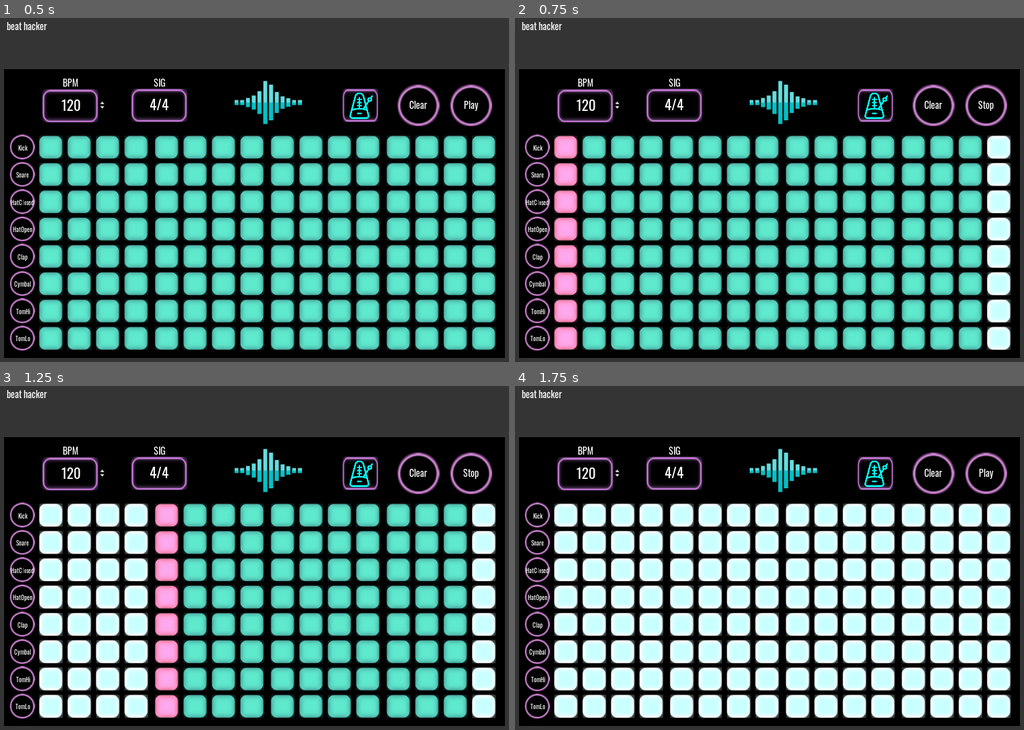
Above: before the commit, frames 1-4 (two rows, left to right).
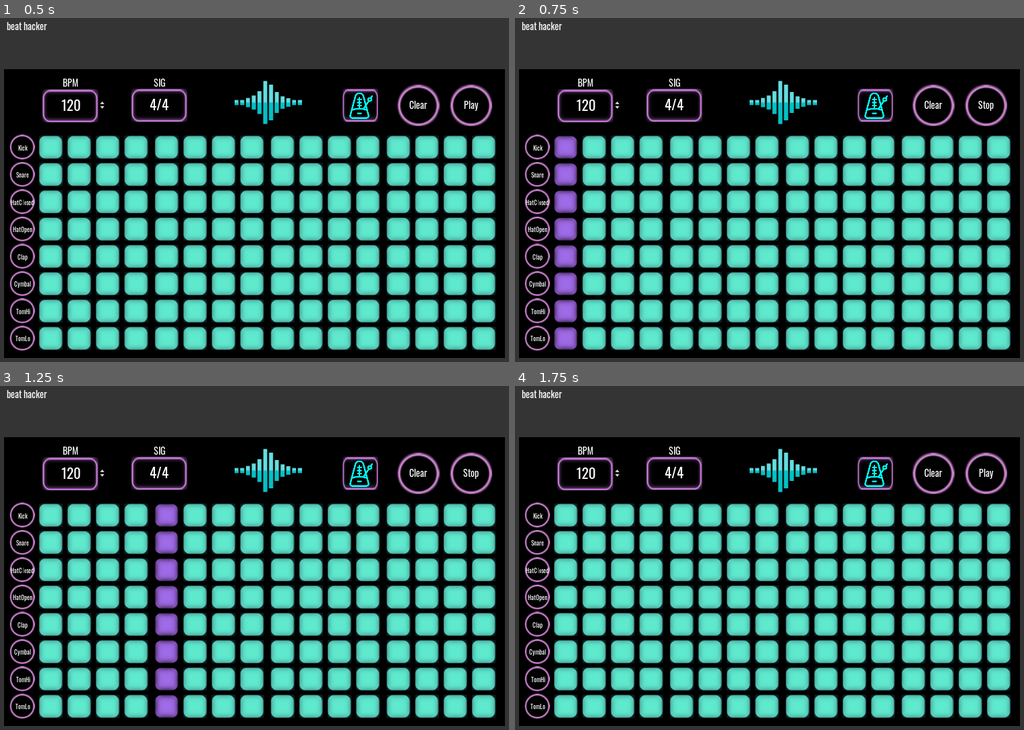
Above: after the commit, the same moments.

Repository: mdructor/beat_hacker
Game: Godot game, scene res://Assets/Scenes/SequencerView.tscn
Two runs of this game, one before a commit and one after it. Both use one fixed random seed, a clock stepped at 60 frames per second and the inputs below. This scene is started directly instead of the project's main scene.
Inputs:
- Up to frame 1 (0.5 s): no input
- Up to frame 2 (0.75 s): click "Play" at 0.5 s
- Up to frame 3 (1.25 s): no input
- Up to frame 4 (1.75 s): click "Stop" at 1.25 s

Frame 1 is identical in both runs. In frame 2, 5.0% of the frame differs, in the area x 7-98%, y 34-97%; in frame 3, 15%; in frame 4, 40%.

Commit message:
Add more towards splitting
Checkbox working, button state working. Not actually getting
played yet though

Diff:
--- a/Assets/Scenes/SequenceButton.tscn
+++ b/Assets/Scenes/SequenceButton.tscn
@@ -36,5 +36,6 @@
 [connection signal="mouse_exited" from="MainButton" to="." method="_on_SequenceButton_mouse_exited"]
 [connection signal="pressed" from="MainButton" to="." method="_on_MainButton_pressed"]
 [connection signal="gui_input" from="SplitButton" to="." method="_on_SequenceButton_gui_input"]
+[connection signal="pressed" from="SplitButton" to="." method="_on_SplitButton_pressed"]
 [connection signal="index_pressed" from="PopupMenu" to="." method="_on_PopupMenu_index_pressed"]
 [connection signal="mouse_exited" from="PopupMenu" to="." method="_on_PopupMenu_mouse_exited"]
--- a/Assets/Scripts/SequenceButton.gd
+++ b/Assets/Scripts/SequenceButton.gd
@@ -40,12 +40,12 @@
 
 func _light_up(flag):
 	if (flag):
-		if (_isChecked):
+		if (_isChecked[0]):
 			get_node("MainButton").texture_normal = _pinkSquare
 		else:
 			get_node("MainButton").texture_normal = _purpleSquare
 	else:
-		if (_isChecked):
+		if (_isChecked[0]):
 			get_node("MainButton").texture_normal = _blueSquareDown
 		else:
 			get_node("MainButton").texture_normal = _blueSquare
@@ -77,4 +77,13 @@
 	else:
 		get_node("PopupMenu").set_item_checked(index, true)
 		get_node("MainButton").rect_scale = Vector2(0.5, 1)
+		if _isChecked[1]:
+			get_node("SplitButton").texture_normal = _blueSquareDown
 		get_node("SplitButton").show()
+
+func _on_SplitButton_pressed():
+	if (_isChecked[1]):
+		get_node("SplitButton").texture_normal = _blueSquare
+	else:
+		get_node("SplitButton").texture_normal = _blueSquareDown
+	_isChecked[1] = !_isChecked[1]
